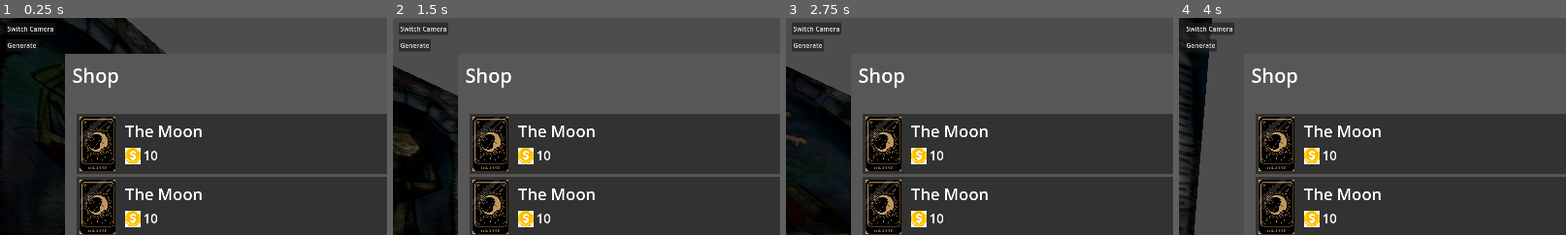
Above: before the commit, frames 1-4 (left to right).
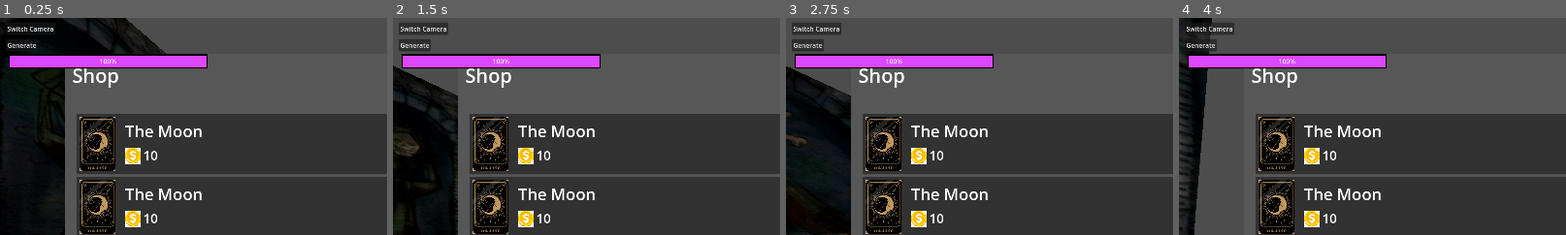
Above: after the commit, the same moments.

Repository: Team-C-623/koven_game
Game: Godot game, scene res://scenes/main3d.tscn
The game is run twice, just before and just after one commit, with the same random seed, the same clock (stepped at 60 frames per second) and the same inputs.
Inputs (mouse positions are % of the whole screen's width and height, from its top left):
- Up to frame 1 (0.25 s): no input
- Up to frame 2 (1.5 s): move the mouse to (72, 45) at 0.52 s; hold D (right) 0.53-1.28 s; click (72, 45) at 0.6 s; move the mouse to (30, 55) at 1.27 s; hold S (down) from 1.28 s (still down); click (30, 55) at 1.35 s
- Up to frame 3 (2.75 s): move the mouse to (60, 28) at 2.02 s; release S (down) at 2.03 s; hold D (right) from 2.03 s (still down); click (60, 28) at 2.1 s
- Up to frame 4 (4 s): move the mouse to (45, 70) at 2.77 s; release D (right) at 2.78 s; hold W (up) 2.78-3.53 s; click (45, 70) at 2.85 s; move the mouse to (80, 65) at 3.52 s; hold A (left) from 3.53 s (still down); click (80, 65) at 3.6 s
The pictures show only the part of the screen within x 0-50%, y 0-50%; the shares and areas given below are measured in that part.

The runs differ from the first frame. In frame 1, 3.3% of the frame differs, in the area x 2-54%, y 16-24%; in frame 2, 3.4%; in frame 3, 3.4%; in frame 4, 3.4%.

Commit message:
added health to player

Diff:
--- a/scenes/enemy.gd
+++ b/scenes/enemy.gd
@@ -10,6 +10,11 @@
 @onready var sprite: Sprite3D = $Sprite3D
 @onready var ray_cast: RayCast3D = $Sprite3D/RayCast3D
 @onready var timer = $Timer
+
+# Health Bar
+@onready var progress = $"../CanvasLayer/ProgressBar"
+@onready var health_timer = $"health_timer"
+
 
 var direction: Vector3
 var right_bounds: Vector3
@@ -27,8 +32,8 @@
 
 
 func _physics_process(delta: float) -> void:
+	# Debugging
 	if player_3d == null:
-		print("Player is not assigned!")
 		return  # Exit if no player is assigned
 
 	direction = (player_3d.position-position).normalized()
@@ -53,3 +58,16 @@
 
 	# Always face the player
 	look_at(player_3d.position)
+
+func _on_area_3d_body_entered(body: Node3D) -> void:
+	if body.is_in_group("Player Groups"):
+		print("Player entered attack range")
+		health_timer.start()
+
+func _on_area_3d_body_exited(body: Node3D) -> void:
+	if body.is_in_group("Player Groups"):
+		print("Player exited attack range")
+		health_timer.stop()
+
+func _on_health_timer_timeout() -> void:
+	progress.value -= 10
--- a/scenes/enemy.tscn
+++ b/scenes/enemy.tscn
@@ -1,10 +1,13 @@
-[gd_scene load_steps=4 format=3 uid="uid://cwnppb0i13jui"]
+[gd_scene load_steps=5 format=3 uid="uid://cwnppb0i13jui"]
 
 [ext_resource type="Script" path="res://scenes/enemy.gd" id="1_qk4p4"]
 
 [sub_resource type="SphereMesh" id="SphereMesh_7kk5g"]
 
 [sub_resource type="SphereShape3D" id="SphereShape3D_6dv5l"]
+
+[sub_resource type="SphereShape3D" id="SphereShape3D_qkjg1"]
+radius = 0.55
 
 [node name="Enemy" type="CharacterBody3D"]
 script = ExtResource("1_qk4p4")
@@ -22,3 +25,15 @@
 
 [node name="VisibleOnScreenNotifier3D" type="VisibleOnScreenNotifier3D" parent="."]
 aabb = AABB(-0.570377, -0.556137, -0.565157, 1.14075, 1.11227, 1.13031)
+
+[node name="Area3D" type="Area3D" parent="."]
+
+[node name="CollisionShape3D" type="CollisionShape3D" parent="Area3D"]
+shape = SubResource("SphereShape3D_qkjg1")
+
+[node name="health_timer" type="Timer" parent="."]
+wait_time = 0.1
+
+[connection signal="body_entered" from="Area3D" to="." method="_on_area_3d_body_entered"]
+[connection signal="body_exited" from="Area3D" to="." method="_on_area_3d_body_exited"]
+[connection signal="timeout" from="health_timer" to="." method="_on_health_timer_timeout"]
--- a/scenes/main3d.tscn
+++ b/scenes/main3d.tscn
@@ -1,9 +1,24 @@
-[gd_scene load_steps=5 format=3 uid="uid://cirl17lt8b0qy"]
+[gd_scene load_steps=7 format=3 uid="uid://cirl17lt8b0qy"]
 
 [ext_resource type="Script" path="res://scripts/main.gd" id="1_tbt52"]
 [ext_resource type="PackedScene" uid="uid://cjjcwfil4vt7w" path="res://scenes/player_3d.tscn" id="2_mjsmv"]
 [ext_resource type="Script" path="res://scripts/RoomSpawner.gd" id="4_scj2c"]
 [ext_resource type="PackedScene" uid="uid://ci64337knkfuk" path="res://scenes/enemy_spawner.tscn" id="4_txkxr"]
+
+[sub_resource type="StyleBoxFlat" id="StyleBoxFlat_yiwoa"]
+bg_color = Color(0.822962, 0.16089, 3.85046e-07, 1)
+border_width_left = 3
+border_width_top = 3
+border_width_right = 3
+border_width_bottom = 3
+border_color = Color(0, 0, 0, 1)
+expand_margin_left = 3.0
+expand_margin_top = 3.0
+expand_margin_right = 3.0
+expand_margin_bottom = 3.0
+
+[sub_resource type="StyleBoxFlat" id="StyleBoxFlat_vlo3i"]
+bg_color = Color(0.867295, 0.279213, 1, 1)
 
 [node name="Main" type="Node3D"]
 script = ExtResource("1_tbt52")
@@ -33,5 +48,17 @@
 
 [node name="EnemySpawner" parent="." instance=ExtResource("4_txkxr")]
 
+[node name="CanvasLayer" type="CanvasLayer" parent="."]
+
+[node name="ProgressBar" type="ProgressBar" parent="CanvasLayer"]
+offset_left = 25.0
+offset_top = 93.0
+offset_right = 511.0
+offset_bottom = 120.0
+theme_override_styles/background = SubResource("StyleBoxFlat_yiwoa")
+theme_override_styles/fill = SubResource("StyleBoxFlat_vlo3i")
+value = 100.0
+metadata/_edit_use_anchors_ = true
+
 [connection signal="pressed" from="SwitchCamButton" to="." method="switch_cam"]
 [connection signal="pressed" from="Generate" to="." method="generate_new"]
--- a/scenes/player_3d.tscn
+++ b/scenes/player_3d.tscn
@@ -8,7 +8,7 @@
 [sub_resource type="ConvexPolygonShape3D" id="ConvexPolygonShape3D_lyeip"]
 points = PackedVector3Array(-0.125207, -0.532801, -0.480507, 0.0227831, 0.47607, 0.498884, 0.169713, 0.559144, 0.464172 …(924 unchanged characters)…
 
-[node name="Player" type="CharacterBody3D"]
+[node name="Player" type="CharacterBody3D" groups=["Player Groups"]]
 transform = Transform3D(0.5, 0, 0, 0, 0.5, 0, 0, 0, 0.5, 0, 0, 0)
 script = ExtResource("1_r5t1a")
 
--- a/weapons/wand.tscn
+++ b/weapons/wand.tscn
@@ -2,6 +2,21 @@
 
 [ext_resource type="Script" path="res://weapons/wand.gd" id="1_76yrt"]
 [ext_resource type="Texture2D" uid="uid://d0co7b3vuhxu6" path="res://weapons/trident.png" id="2_jube2"]
+
+[sub_resource type="Animation" id="Animation_3ac5i"]
+length = 0.001
+tracks/0/type = "value"
+tracks/0/imported = false
+tracks/0/enabled = true
+tracks/0/path = NodePath("Weaponmodel:position")
+tracks/0/interp = 1
+tracks/0/loop_wrap = true
+tracks/0/keys = {
+"times": PackedFloat32Array(0),
+"transitions": PackedFloat32Array(1),
+"update": 0,
+"values": [Vector3(0, 0, 0)]
+}
 
 [sub_resource type="Animation" id="Animation_5je8b"]
 resource_name = "cast"
@@ -18,21 +33,6 @@
 "transitions": PackedFloat32Array(1, 1, 1),
 "update": 0,
 "values": [Vector3(0, 0, 0), Vector3(0, 0, 0.05), Vector3(0, 0, 0)]
-}
-
-[sub_resource type="Animation" id="Animation_3ac5i"]
-length = 0.001
-tracks/0/type = "value"
-tracks/0/imported = false
-tracks/0/enabled = true
-tracks/0/path = NodePath("Weaponmodel:position")
-tracks/0/interp = 1
-tracks/0/loop_wrap = true
-tracks/0/keys = {
-"times": PackedFloat32Array(0),
-"transitions": PackedFloat32Array(1),
-"update": 0,
-"values": [Vector3(0, 0, 0)]
 }
 
 [sub_resource type="AnimationLibrary" id="AnimationLibrary_v65tx"]
